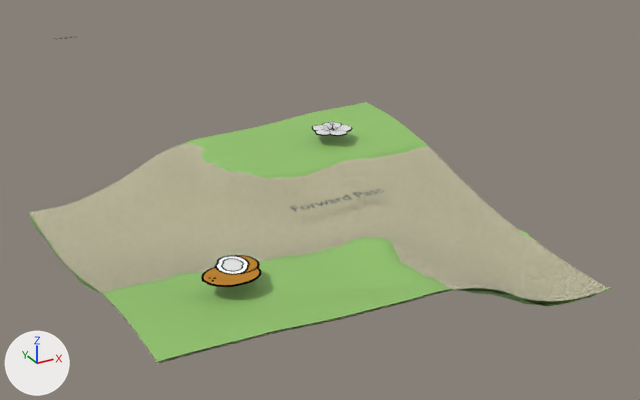
Two versions of the Blender file blender/cards/3434a.blend, one commit apart.
Rendered twice from a camera (50 mm lens) standing at (-18.6, -36.4, 18.6) and looking at (0.8, -1.3, 1.0). The lights are fixed; the arrows at lower left show +X, +Y and +Z. Text is drawn in Blender's own font.

Objects in the first picture: 'Grass', 'Sand', 'coconut.svg'.
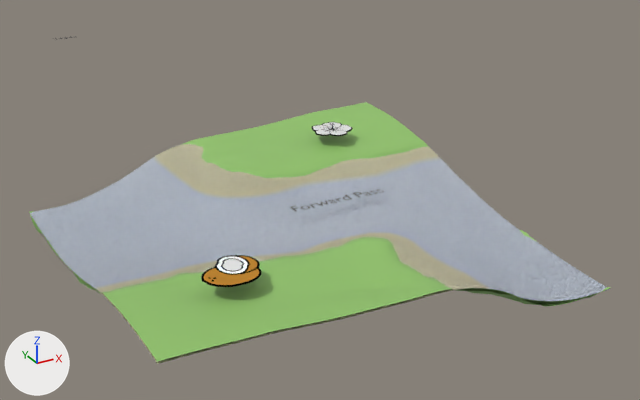
Where the change shows, as pixel boxes (x1, y1, x2, y2) in the pictures (640 x 400 px):
'Sand', recoloured (beige to grey)
    both: (30, 155, 608, 301)

What changed in the scene script:
```text
Add mat_terrain_material:
    mat_terrain_material = bpy.data.materials.new('Terrain Material')
    # nodes: BsdfPrincipled, Bump, MapRange, Mapping, OutputMaterial, SeparateXYZ, TexCoord, TexNoise, ValToRGB
    # colours: blue #306895, white #dde6f3, beige #e7e2be
Change me_plane_001:
    where me_plane_001.from_pydata(...)  # 4489 vertices, 4356 faces; spans x -1.0..1.0, y -1.0..1.0, z -0.18..0.09
    remove me_plane_001.materials.append(mat_sand_material)
    add me_plane_001.materials.append(mat_terrain_material)
```
